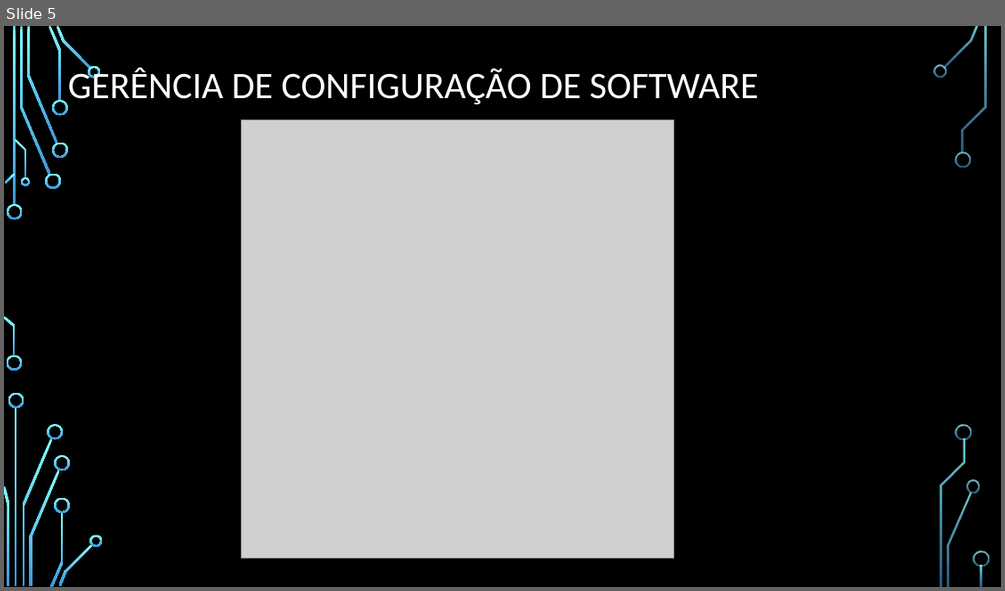
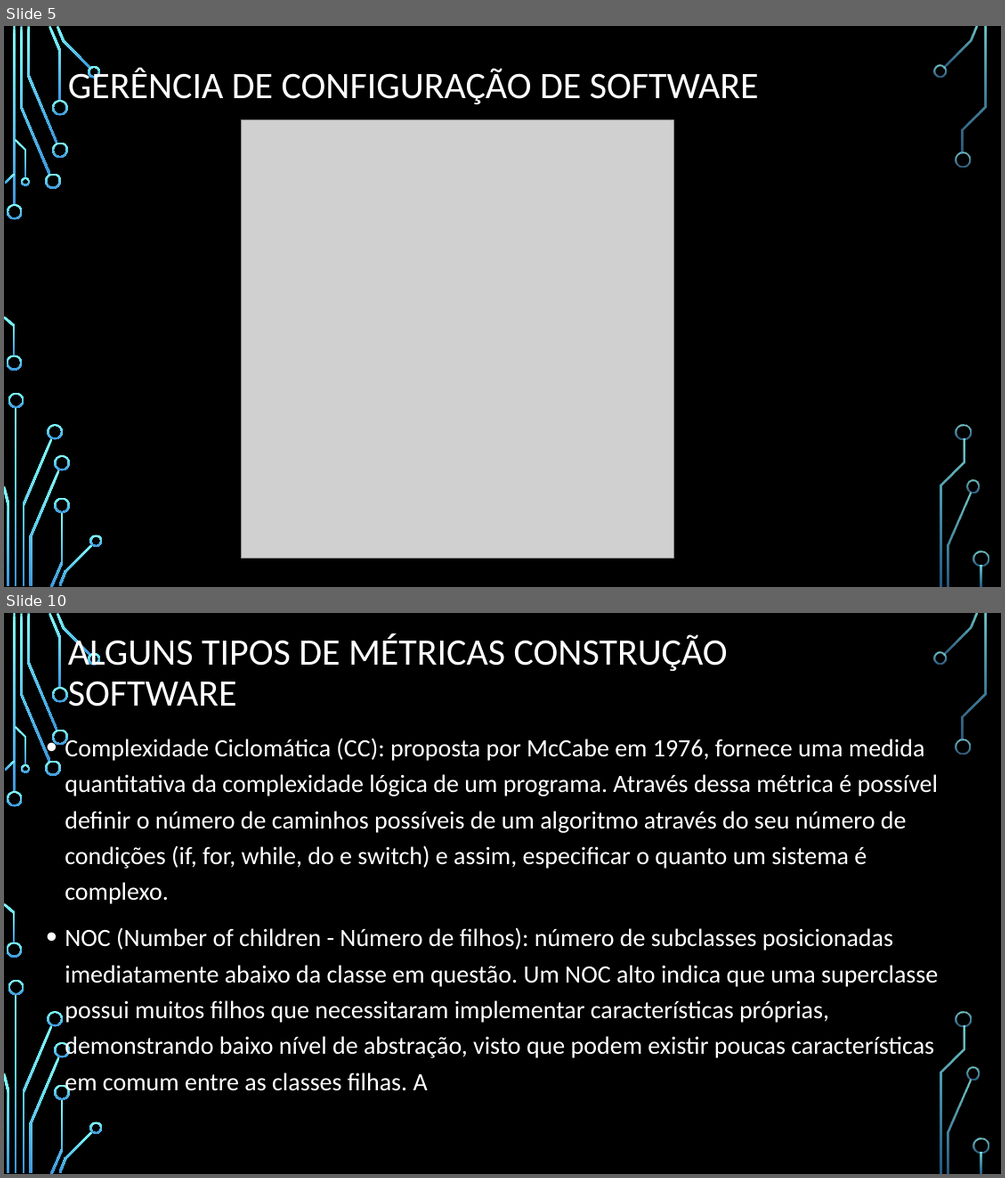
Before and after one commit to DeniseCruz/GerenciaConfig, a slide deck: MedicaoMetricas.pptx. Shown one above the other, each under a label of ours: slide 5 before the commit, slides 5 and 10 after it; the slides between them are not shown. The pictures are 1005x591 and 1005x1178 pixels, drawn with LibreOffice and Linux fonts; fonts in the diff are those of the drawing; grey boxes stand for pictures; background and template pictures are left out. Boxes give left, top, right and bottom in pixels: in the first picture for what was removed or moved away, otherwise in the second. Text is boxed around its words. In the diff, an @@ line names an element or a change of style, - is before the commit and + after.

```diff
--- a/MedicaoMetricas.pptx
+++ b/MedicaoMetricas.pptx
@@ slide 10 added at [4,613,1001,1174], background picture (left out); not listed: 36 template elements that a slide beside it also shows @@
@@ title added at [68,634,728,706], 36 pt, text #FFFFFF @@
+ALGUNS TIPOS DE MÉTRICAS CONSTRUÇÃO SOFTWARE
@@ text added at [65,736,938,1095], 24 pt, text #FFFFFF @@
+• Complexidade Ciclomática (CC): proposta por McCabe em 1976, fornece uma medida quantitativa da complexidade lógica de um programa. Através dessa métrica é possível definir o número de caminhos possíveis de um algoritmo através do seu número de condições (if, for, while, do e switch) e assim, especificar o quanto um sistema é complexo.
+• NOC (Number of children - Número de filhos): número de subclasses posicionadas imediatamente abaixo da classe em questão. Um NOC alto indica que uma superclasse possui muitos filhos que necessitaram implementar características próprias, demonstrando baixo nível de abstração, visto que podem existir poucas características em comum entre as classes filhas. A
```
Also in this commit, not shown: 7 slides changed, 10 other slides added, 1 slide removed.
